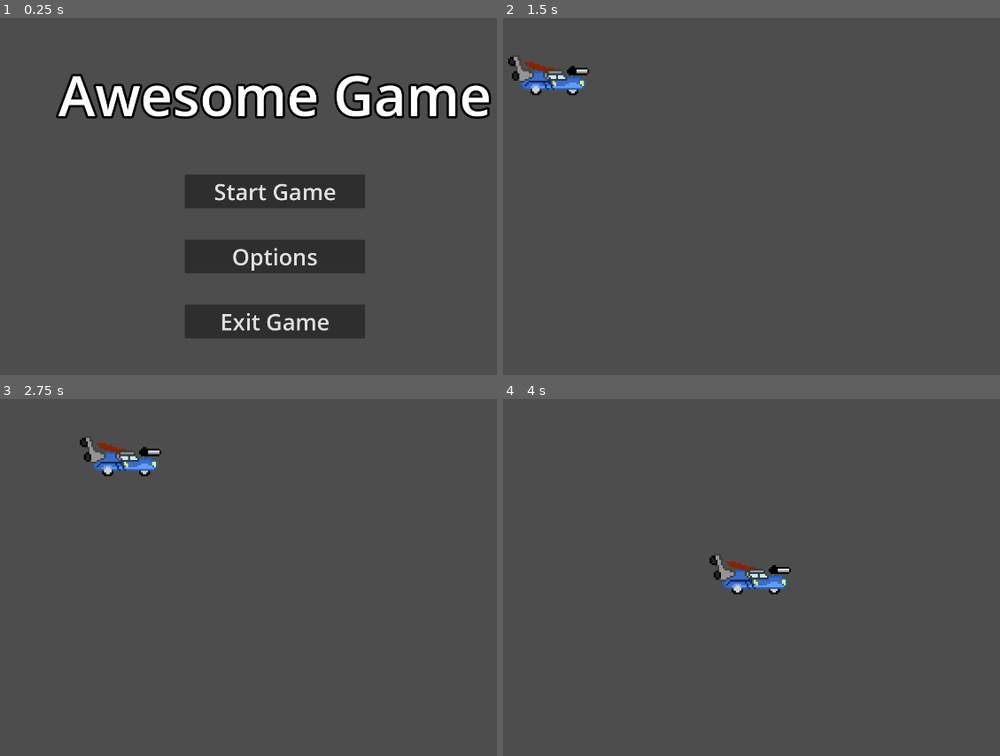
Above: before the commit, frames 1-4 (two rows, left to right).
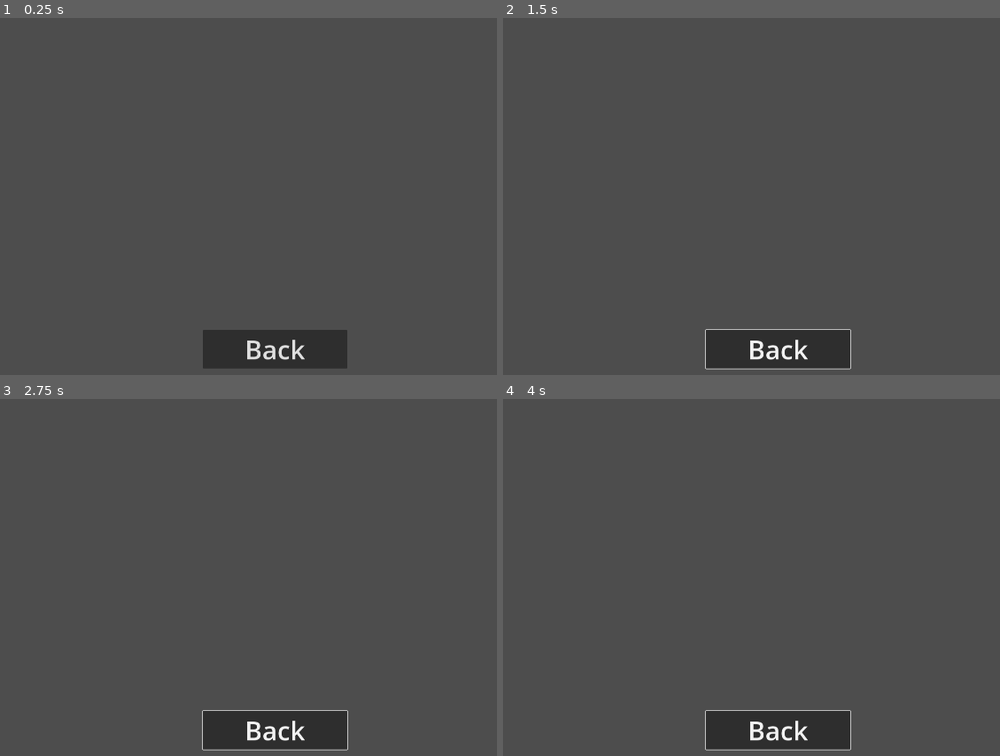
Above: after the commit, the same moments.

Repository: P0ddy/Project-Bentley
Game: Godot game, scene res://Scenes/Menu/main_menu.tscn
Same seed, same stepped clock (60 frames per second), same inputs: the game is played once before the commit and once after it. This scene is started directly instead of the project's main scene.
Inputs (mouse positions are in pixels of both pictures, inside the frame that each line leads up to):
- Up to frame 1 (0.25 s): no input
- Up to frame 2 (1.5 s): click (776, 350) at 0.5 s, where only the run after the commit has a clickable "Back"; click (776, 192) at 1.25 s, where only the run before the commit has a clickable "Start Game"
- Up to frame 3 (2.75 s): hold D (right) from 2.03 s (still down)
- Up to frame 4 (4 s): release D (right) at 2.78 s; hold S (down) 2.78-3.53 s; hold D (right) from 3.53 s (still down)

The runs differ from the first frame. In frame 1, 18% of the frame differs, in the area x 11-99%, y 15-99%; in frame 2, 4.1%; in frame 3, 4.1%; in frame 4, 4.1%.

Commit message:
Continue Menu

Diff:
--- a/Scenes/Menu/main_menu.tscn
+++ b/Scenes/Menu/main_menu.tscn
@@ -14,6 +14,7 @@
 main_game_packed_scene = ExtResource("2_ww1lw")
 
 [node name="MarginContainer" type="MarginContainer" parent="."]
+visible = false
 layout_mode = 1
 anchors_preset = 15
 anchor_right = 1.0
@@ -63,6 +64,105 @@
 theme_override_font_sizes/font_size = 61
 text = "Exit Game"
 
+[node name="OptionsPanel" type="Control" parent="."]
+visible = false
+layout_mode = 1
+anchors_preset = 15
+anchor_right = 1.0
+anchor_bottom = 1.0
+grow_horizontal = 2
+grow_vertical = 2
+size_flags_vertical = 4
+
+[node name="VBoxContainer" type="VBoxContainer" parent="OptionsPanel"]
+layout_mode = 1
+anchors_preset = 15
+anchor_right = 1.0
+anchor_bottom = 1.0
+grow_horizontal = 2
+grow_vertical = 2
+theme_override_constants/separation = 40
+alignment = 1
+
+[node name="Options Title" type="Label" parent="OptionsPanel/VBoxContainer"]
+layout_mode = 2
+size_flags_vertical = 0
+theme_override_font_sizes/font_size = 201
+text = "Options
+"
+horizontal_alignment = 1
+
+[node name="VideoButton" type="Button" parent="OptionsPanel/VBoxContainer"]
+custom_minimum_size = Vector2(518.255, 0)
+layout_mode = 2
+size_flags_horizontal = 4
+theme_override_font_sizes/font_size = 81
+text = "Video
+"
+
+[node name="AudioButton" type="Button" parent="OptionsPanel/VBoxContainer"]
+custom_minimum_size = Vector2(518.255, 0)
+layout_mode = 2
+size_flags_horizontal = 4
+theme_override_font_sizes/font_size = 81
+text = "Audio"
+
+[node name="Back Button" type="Button" parent="OptionsPanel"]
+layout_mode = 1
+anchors_preset = 8
+anchor_left = 0.5
+anchor_top = 0.5
+anchor_right = 0.5
+anchor_bottom = 0.5
+offset_left = -196.0
+offset_top = 338.0
+offset_right = 196.0
+offset_bottom = 443.0
+grow_horizontal = 2
+grow_vertical = 2
+theme_override_font_sizes/font_size = 71
+text = "Back
+"
+
+[node name="VideoPanel" type="Control" parent="."]
+layout_mode = 1
+anchors_preset = 15
+anchor_right = 1.0
+anchor_bottom = 1.0
+grow_horizontal = 2
+grow_vertical = 2
+
+[node name="Back Button" type="Button" parent="VideoPanel"]
+layout_mode = 1
+anchors_preset = 8
+anchor_left = 0.5
+anchor_top = 0.5
+anchor_right = 0.5
+anchor_bottom = 0.5
+offset_left = -196.0
+offset_top = 338.0
+offset_right = 196.0
+offset_bottom = 443.0
+grow_horizontal = 2
+grow_vertical = 2
+theme_override_font_sizes/font_size = 71
+text = "Back
+"
+
+[node name="HBoxContainer" type="HBoxContainer" parent="VideoPanel"]
+layout_mode = 0
+offset_left = 2.0
+offset_right = 42.0
+offset_bottom = 40.0
+
+[node name="Labels" type="VBoxContainer" parent="VideoPanel/HBoxContainer"]
+layout_mode = 2
+
+[node name="VBoxContainer" type="VBoxContainer" parent="VideoPanel"]
+layout_mode = 0
+offset_right = 40.0
+offset_bottom = 40.0
+
 [connection signal="button_down" from="MarginContainer/VBoxContainer/StartButton" to="." method="_on_start_button_button_down"]
 [connection signal="button_down" from="MarginContainer/VBoxContainer/OptionsButton" to="." method="_on_options_button_button_down"]
 [connection signal="button_down" from="MarginContainer/VBoxContainer/QuitButton" to="." method="_on_quit_button_button_down"]
--- a/Scenes/Menu/pause_menu.tscn
+++ b/Scenes/Menu/pause_menu.tscn
@@ -51,6 +51,7 @@
 text = "Continue"
 
 [node name="MainMenuButton" type="Button" parent="MarginContainer/VBoxContainer"]
+process_mode = 3
 custom_minimum_size = Vector2(443.32, 0)
 layout_mode = 2
 size_flags_horizontal = 4
